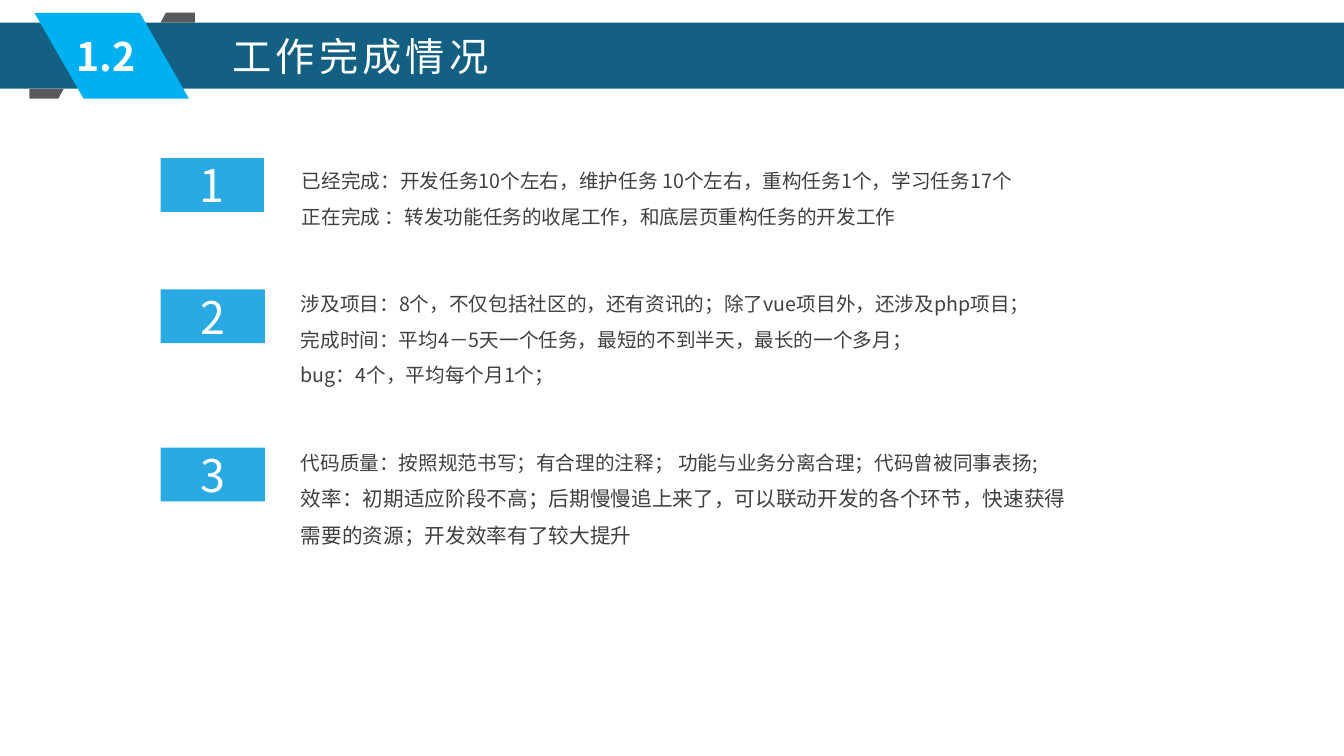
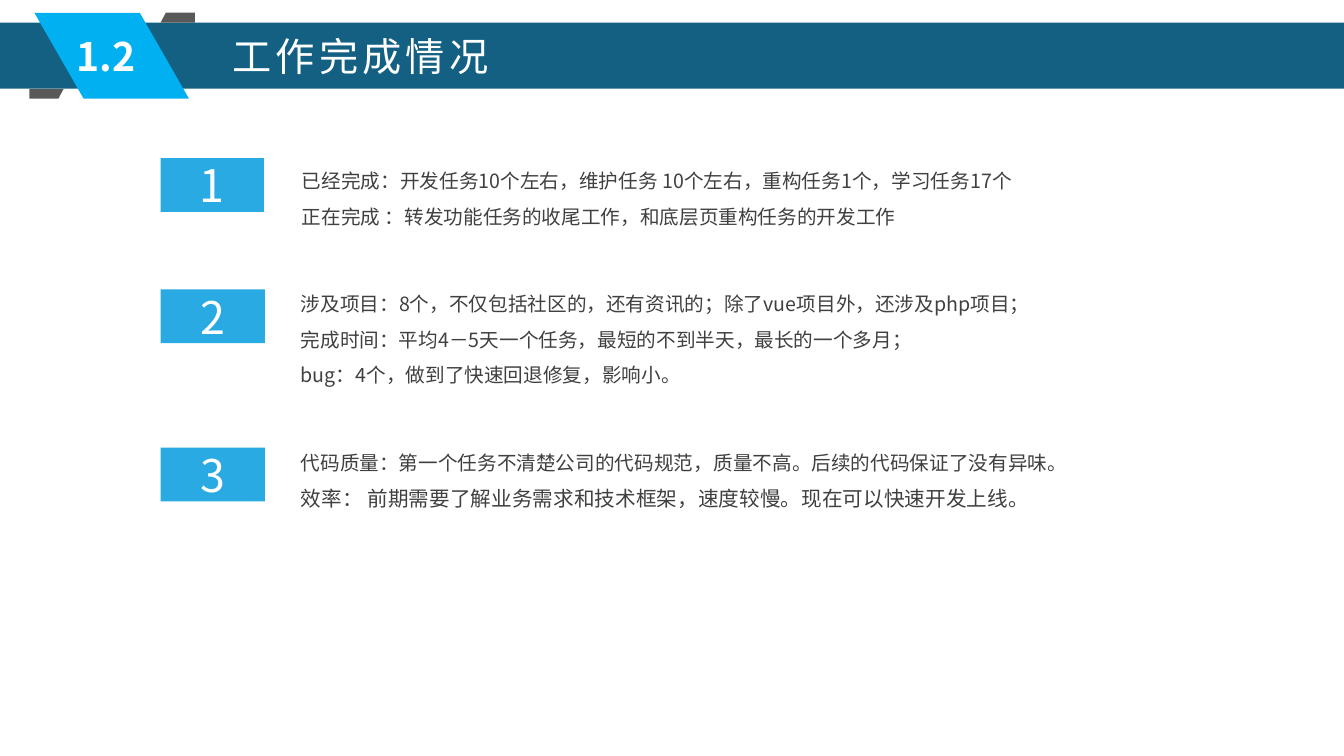
Before and after one commit to xljnc/husky-starter, a slide deck: slide 5 of doc/zzdb.pptx. Drawn at 1344x756 pixels with LibreOffice and Linux fonts; fonts in the diff are those of the drawing. Boxes give left, top, right and bottom in pixels: in the first picture for what was removed or moved away, otherwise in the second. Text is boxed around its words. In the diff, an @@ line names an element or a change of style, - is before the commit and + after.

```diff
--- a/doc/zzdb.pptx
+++ b/doc/zzdb.pptx
@@ text at (x1=301, y1=365, x2=681, y2=387): text changed @@
-bug：4个，平均每个月1个；
+bug：4个，做到了快速回退修复，影响小。
@@ text at (x1=301, y1=453, x2=1067, y2=508): text changed; size 14.7 to 14 pt @@
-代码质量：按照规范书写；有合理的注释； 功能与业务分离合理；代码曾被同事表扬;
-效率：初期适应阶段不高；后期慢慢追上来了，可以联动开发的各个环节，快速获得需要的资源；开发效率有了较大提升
+代码质量：第一个任务不清楚公司的代码规范，质量不高。后续的代码保证了没有异味。
+效率： 前期需要了解业务需求和技术框架，速度较慢。现在可以快速开发上线。
```
Also in this commit, not shown: 7 other slides changed, 1 slide added.
